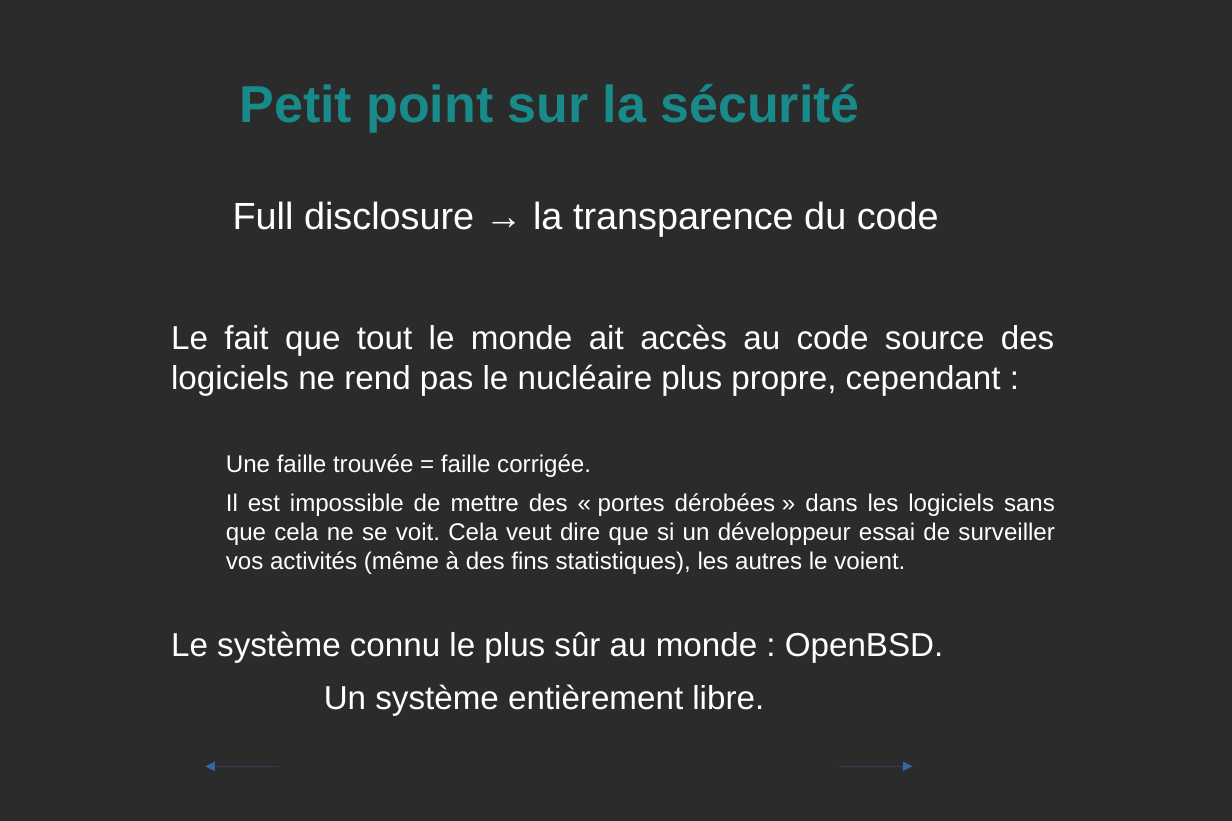
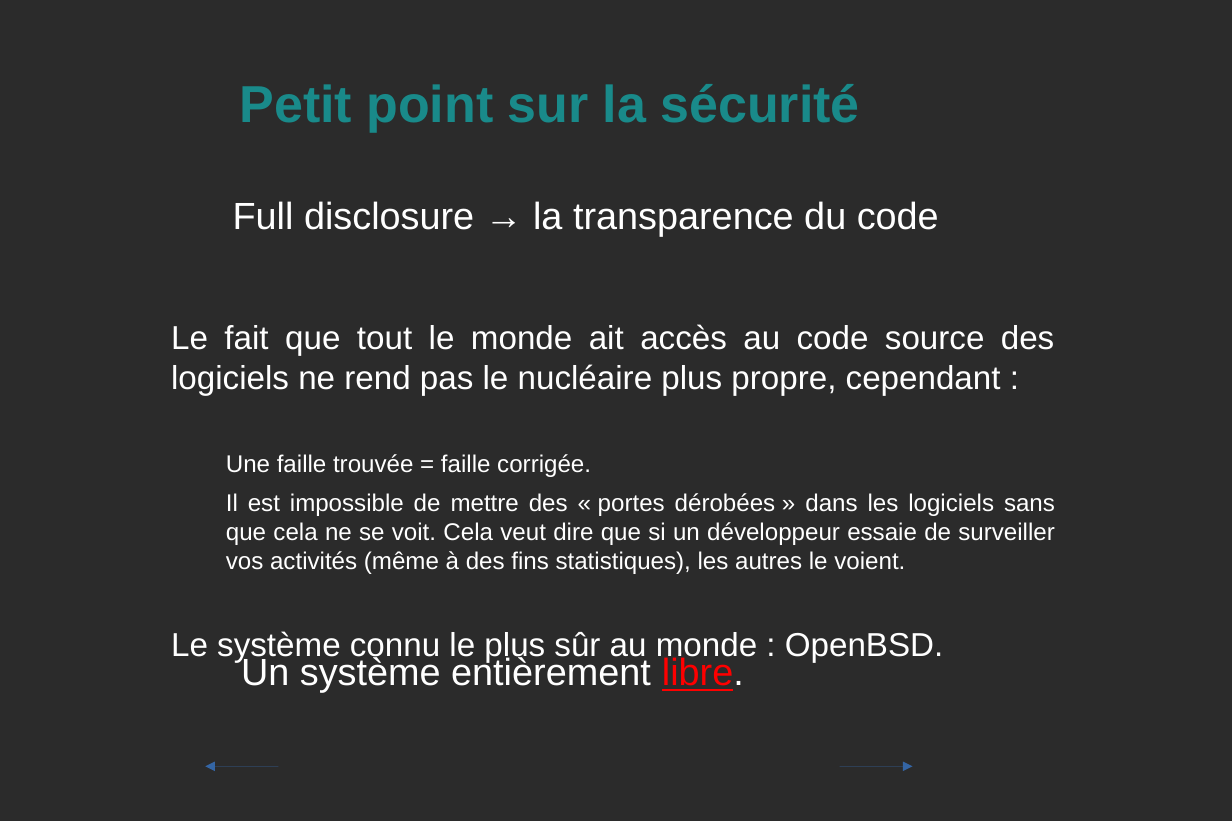
Before and after one commit to KaneRoot/public, a slide deck: slide 8 of licence_s4/com/diaporama_explicite_pas_complet.odp. Drawn at 1232x821 pixels with LibreOffice and Linux fonts; fonts in the diff are those of the drawing; background and template pictures are left out; a plain dark background stands for a picture behind light text. Boxes give left, top, right and bottom in pixels: in the first picture for what was removed or moved away, otherwise in the second. Text is boxed around its words. In the diff, an @@ line names an element or a change of style, - is before the commit and + after.

```diff
--- a/licence_s4/com/diaporama_explicite_pas_complet.odp
+++ b/licence_s4/com/diaporama_explicite_pas_complet.odp
@@ text at box(226, 493, 1055, 574): text changed @@
-    Il est impossible de mettre des « portes dérobées » dans les logiciels sans que cela ne se voit. Cela veut dire que si un développeur essai de surveiller vos activités (même à des fins statistiques), les autres le voient.
+    Il est impossible de mettre des « portes dérobées » dans les logiciels sans que cela ne se voit. Cela veut dire que si un développeur essaie de surveiller vos activités (même à des fins statistiques), les autres le voient.
@@ text added at box(241, 655, 744, 692), 23.5 pt, text #FFFFFF @@
+Un système entièrement libre.
@@ text at box(324, 684, 764, 715): paragraph removed @@
-  Un système entièrement libre.
```
Also in this commit, not shown: 7 other slides changed.
